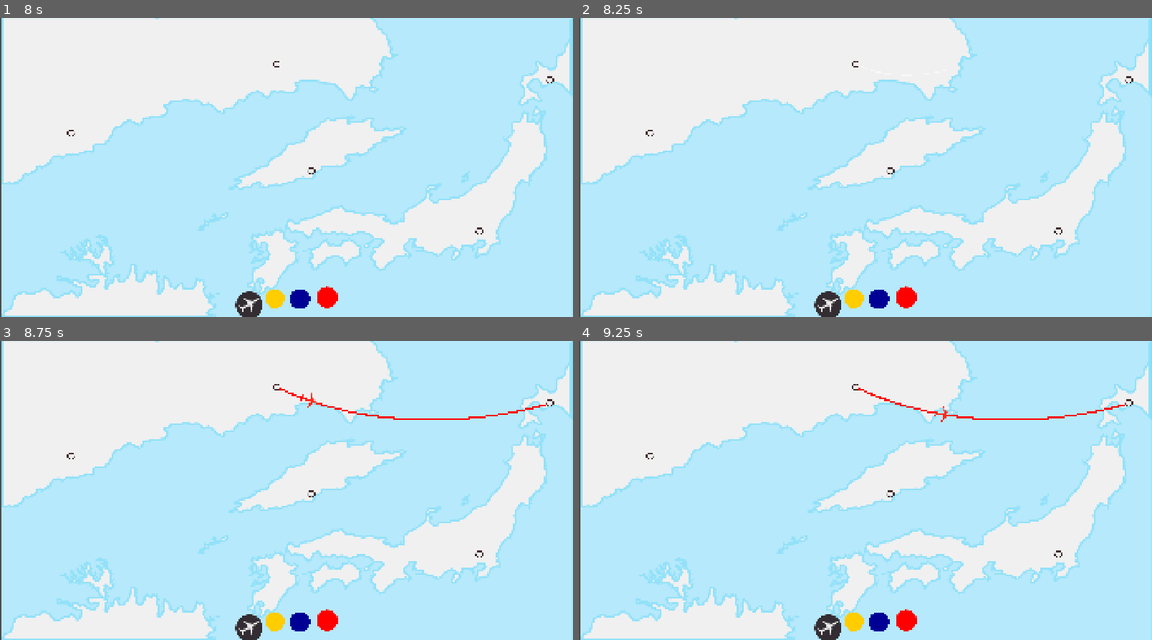
Above: before the commit, frames 1-4 (two rows, left to right).
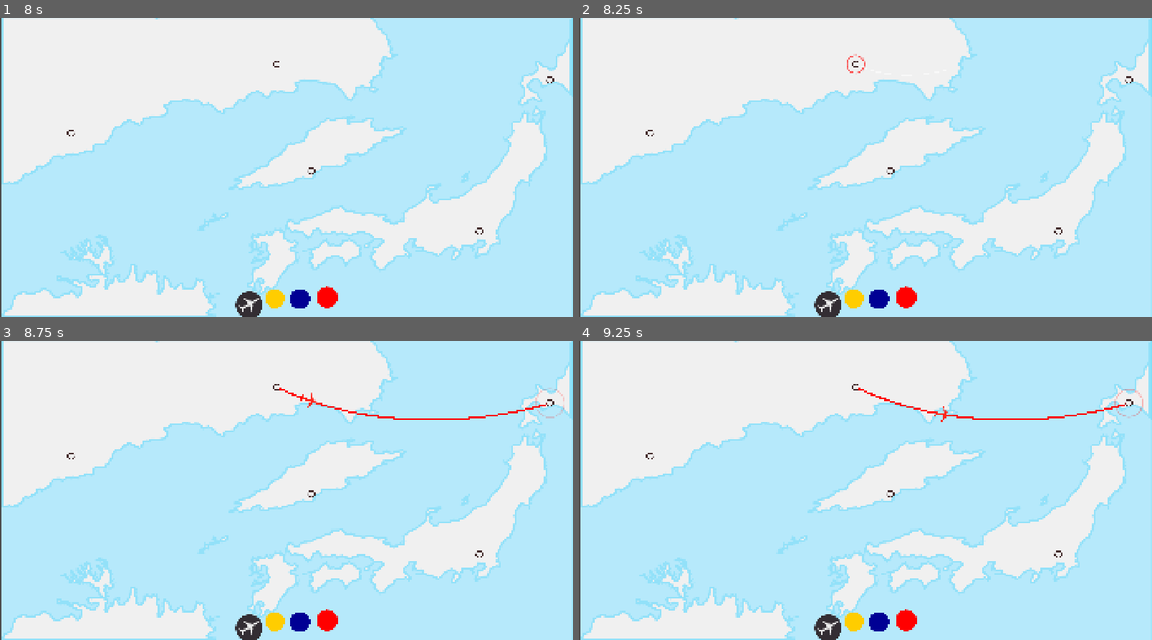
Above: after the commit, the same moments.

Repository: top-it-090304/Holding-Pattern
Game: Godot game, scene res://scene/Main.tscn
The game is run twice, just before and just after one commit, with the same random seed, the same clock (stepped at 60 frames per second) and the same inputs.
Inputs (mouse positions are in pixels of both pictures, inside the frame that each line leads up to):
- Up to frame 1 (8 s): click (275, 299) at 0.5 s; click (297, 299) at 1.25 s; click (326, 296) at 2 s; click (275, 299) at 2.75 s; click (297, 299) at 3.5 s; click (326, 296) at 4.25 s; click (275, 299) at 5 s; click (297, 299) at 5.75 s; click (326, 296) at 6.5 s; tap Enter at 7.25 s; drag from (246, 305) to (275, 65) at 7.27 s
- Up to frame 2 (8.25 s): tap Space at 8 s; drag from (854, 65) to (1129, 80) at 8.02 s
- Up to frame 3 (8.75 s): no input
- Up to frame 4 (9.25 s): click (1129, 403) at 8.92 s

Frame 1 is identical in both runs. In frame 2, less than 0.1% of the frame differs, in the area x 46-50%, y 11-19%; in frame 3, less than 0.1%; in frame 4, less than 0.1%, in the area x 93-99%, y 16-26%.

Commit message:
Animation choice airport

Diff:
--- a/scripts/Airport.gd
+++ b/scripts/Airport.gd
@@ -2,8 +2,34 @@
 
 signal airport_selected(airport)
 
+var pulse_radius = 0.0
+var pulse_alpha = 1.0
+var pulse_color = Color.WHITE
+
 func _input_event(_viewport, event, _shape_idx):
 	if event is InputEventMouseButton and event.pressed:
 		if event.button_index == MOUSE_BUTTON_LEFT:
-			print("Click")
+			activate_pulse()
 			airport_selected.emit(self)
+
+func activate_pulse():
+	pulse_color = GameData.lines_data["current hex color"]
+	play_pulse_effect()
+
+func play_pulse_effect():
+	pulse_radius = 20.0
+	pulse_alpha = 1.0
+
+	var tween = create_tween().set_parallel(true)
+	tween.tween_property(self, "pulse_radius", 50.0, 0.4).set_trans(Tween.TRANS_SINE)
+	tween.tween_property(self, "pulse_alpha", 0.0, 0.4)
+
+func _process(_delta):
+	if pulse_radius > 0:
+		queue_redraw()
+
+func _draw():
+	if pulse_radius > 0:
+		var draw_color = pulse_color
+		draw_color.a = pulse_alpha
+		draw_arc(Vector2.ZERO, pulse_radius, 0, TAU, 64, draw_color, 3.0, true)
--- a/scripts/Main.gd
+++ b/scripts/Main.gd
@@ -51,6 +51,7 @@
 	var mouse_pos = get_global_mouse_position()
 	for airport in get_tree().get_nodes_in_group("airports"):
 		if airport != selected_airport and airport.global_position.distance_to(mouse_pos) < 50:
+			airport.activate_pulse()
 			create_route(selected_airport, airport)
 			selected_airport = airport
 
